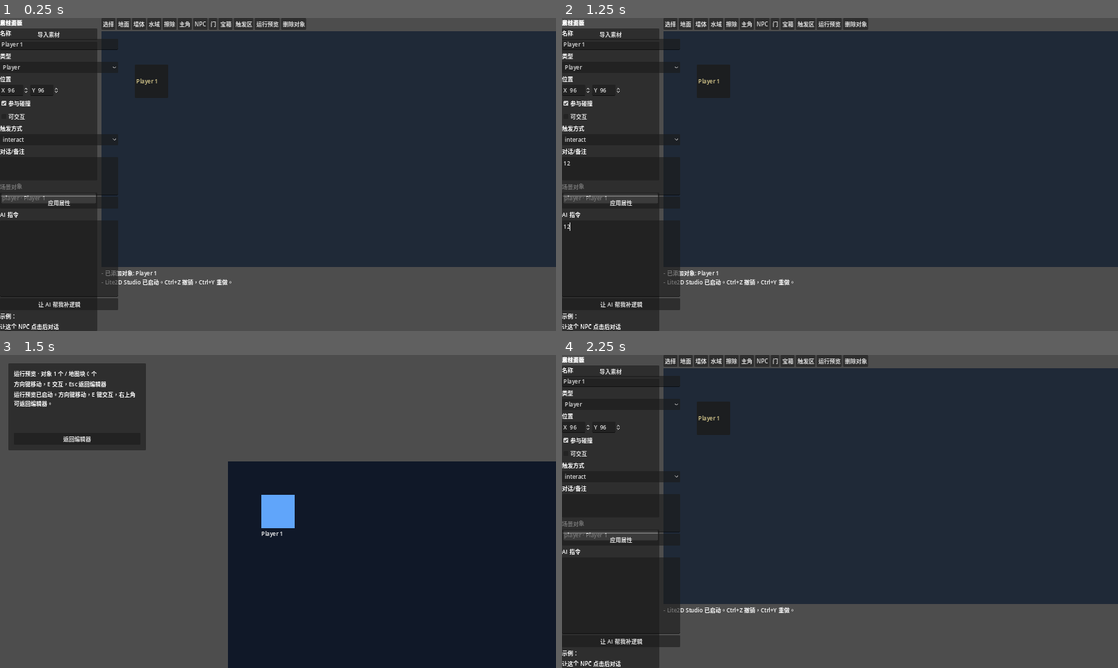
Above: before the commit, frames 1-4 (two rows, left to right).
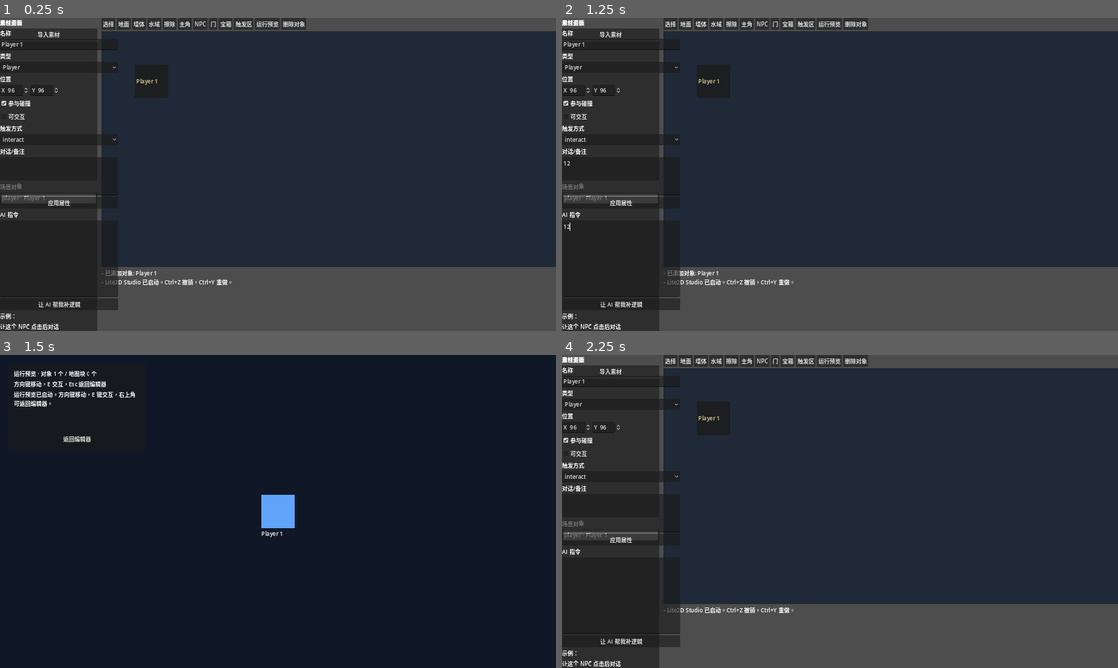
Above: after the commit, the same moments.

Repository: 0xPanty/godot-2d-lite
Game: Godot game, scene res://scenes/editor_main.tscn
The game is run twice, just before and just after one commit, with the same random seed, the same clock (stepped at 60 frames per second) and the same inputs.
Inputs (mouse positions are in pixels of both pictures, inside the frame that each line leads up to):
- Up to frame 1 (0.25 s): no input
- Up to frame 2 (1.25 s): click (623, 177) at 0.52 s; type "12" at 0.6 s; click (623, 259) at 0.75 s; type "12" at 0.83 s
- Up to frame 3 (1.5 s): click "运行预览" at 1.25 s
- Up to frame 4 (2.25 s): click "返回编辑器" at 2 s

Frames 1-2 are identical in both runs. In frame 3, 54% of the frame differs, in the area x 0-100%, y 0-100%; in frame 4, nothing differs.
Error in both runs: Trying to assign an array of type "Array" to a variable of type "Array[Dictionary]". (res://scripts/editor_main.gd:405)

Commit message:
Fix runtime_preview draw offset with Camera2D
- Replace root-level _draw() with dedicated WorldGround child node
- Ground drawer uses camera position to render background/grid correctly
- Remove unused BackgroundLayer reference
- Background and grid now follow camera viewport properly

Co-authored-by: factory-droid[bot] <138933559+factory-droid[bot]@users.noreply.github.com>

Diff:
--- a/scripts/runtime_preview.gd
+++ b/scripts/runtime_preview.gd
@@ -16,6 +16,7 @@
 var player_data: Dictionary = {}
 var active_interactable_id := ""
 var consumed_object_ids := {}
+var _world_ground: Node2D
 
 @onready var world: Node2D = $World
 @onready var title_label: Label = $UI/Panel/Margin/VBox/TitleLabel
@@ -29,20 +30,6 @@
 	_build_world()
 	_update_header()
 	_show_message("运行预览已启动。方向键移动，E 键交互，右上角可返回编辑器。")
-	queue_redraw()
-
-func _draw() -> void:
-	var rect := get_viewport_rect()
-	draw_rect(rect, Color("101828"), true)
-	for tile_data in tile_cells:
-		var terrain := String(tile_data.get("terrain", "ground"))
-		var color: Color = TERRAIN_COLORS.get(terrain, Color("334155"))
-		var cell := Vector2(float(tile_data.get("x", 0)) * GRID_SIZE, float(tile_data.get("y", 0)) * GRID_SIZE)
-		draw_rect(Rect2(cell, Vector2.ONE * GRID_SIZE), color, true)
-	for x in range(0, int(rect.size.x), int(GRID_SIZE)):
-		draw_line(Vector2(x, 0), Vector2(x, rect.size.y), Color(1, 1, 1, 0.05), 1.0)
-	for y in range(0, int(rect.size.y), int(GRID_SIZE)):
-		draw_line(Vector2(0, y), Vector2(rect.size.x, y), Color(1, 1, 1, 0.05), 1.0)
 
 func _physics_process(_delta: float) -> void:
 	_update_player_movement()
@@ -63,6 +50,15 @@
 	player_data = {}
 	active_interactable_id = ""
 	consumed_object_ids.clear()
+
+	_world_ground = Node2D.new()
+	_world_ground.name = "WorldGround"
+	_world_ground.set_script(_create_ground_drawer_script())
+	_world_ground.set("tile_cells", tile_cells)
+	_world_ground.set("grid_size", GRID_SIZE)
+	_world_ground.set("terrain_colors", TERRAIN_COLORS)
+	world.add_child(_world_ground)
+
 	_create_tile_collisions()
 
 	for object_data in scene_objects:
@@ -84,6 +80,50 @@
 	for object_data in scene_objects:
 		if String(object_data.get("type", "")) != "player":
 			_create_world_object(object_data)
+
+func _create_ground_drawer_script() -> GDScript:
+	var code := """extends Node2D
+
+var tile_cells: Array = []
+var grid_size: float = 32.0
+var terrain_colors: Dictionary = {}
+
+func _ready() -> void:
+	z_index = -10
+	queue_redraw()
+
+func _draw() -> void:
+	var vp_size := get_viewport_rect().size
+	var cam_pos := Vector2.ZERO
+	var camera := get_viewport().get_camera_2d()
+	if camera:
+		cam_pos = camera.global_position - vp_size / 2.0
+
+	var bg_rect := Rect2(cam_pos, vp_size)
+	draw_rect(bg_rect, Color("101828"), true)
+
+	for tile_data in tile_cells:
+		var terrain: String = str(tile_data.get("terrain", "ground"))
+		var color: Color = terrain_colors.get(terrain, Color("334155"))
+		var cell := Vector2(float(tile_data.get("x", 0)) * grid_size, float(tile_data.get("y", 0)) * grid_size)
+		draw_rect(Rect2(cell, Vector2.ONE * grid_size), color, true)
+
+	var start_x := int(cam_pos.x / grid_size) * int(grid_size)
+	var start_y := int(cam_pos.y / grid_size) * int(grid_size)
+	var end_x := int(cam_pos.x + vp_size.x) + int(grid_size)
+	var end_y := int(cam_pos.y + vp_size.y) + int(grid_size)
+	for x in range(start_x, end_x, int(grid_size)):
+		draw_line(Vector2(x, cam_pos.y), Vector2(x, cam_pos.y + vp_size.y), Color(1, 1, 1, 0.05), 1.0)
+	for y in range(start_y, end_y, int(grid_size)):
+		draw_line(Vector2(cam_pos.x, y), Vector2(cam_pos.x + vp_size.x, y), Color(1, 1, 1, 0.05), 1.0)
+
+func _process(_delta: float) -> void:
+	queue_redraw()
+"""
+	var script := GDScript.new()
+	script.source_code = code
+	script.reload()
+	return script
 
 func _create_tile_collisions() -> void:
 	for tile_data in tile_cells:
